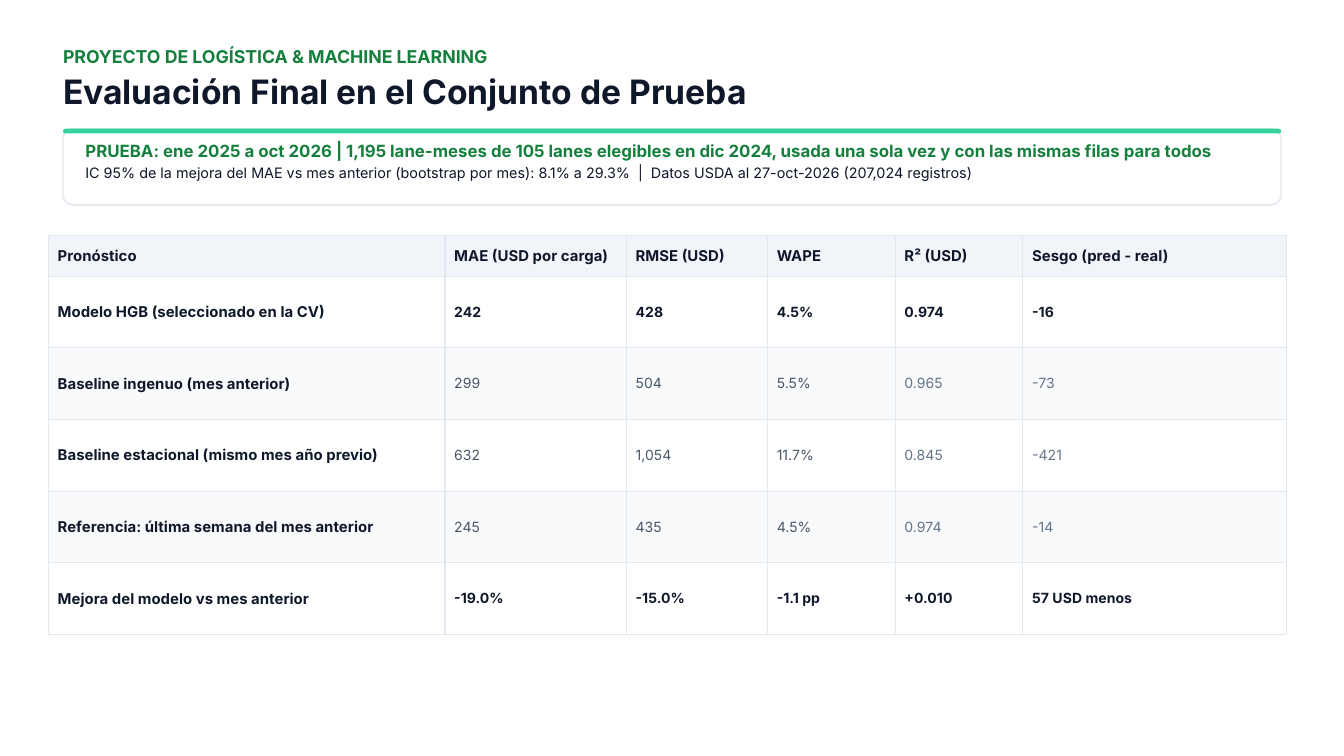
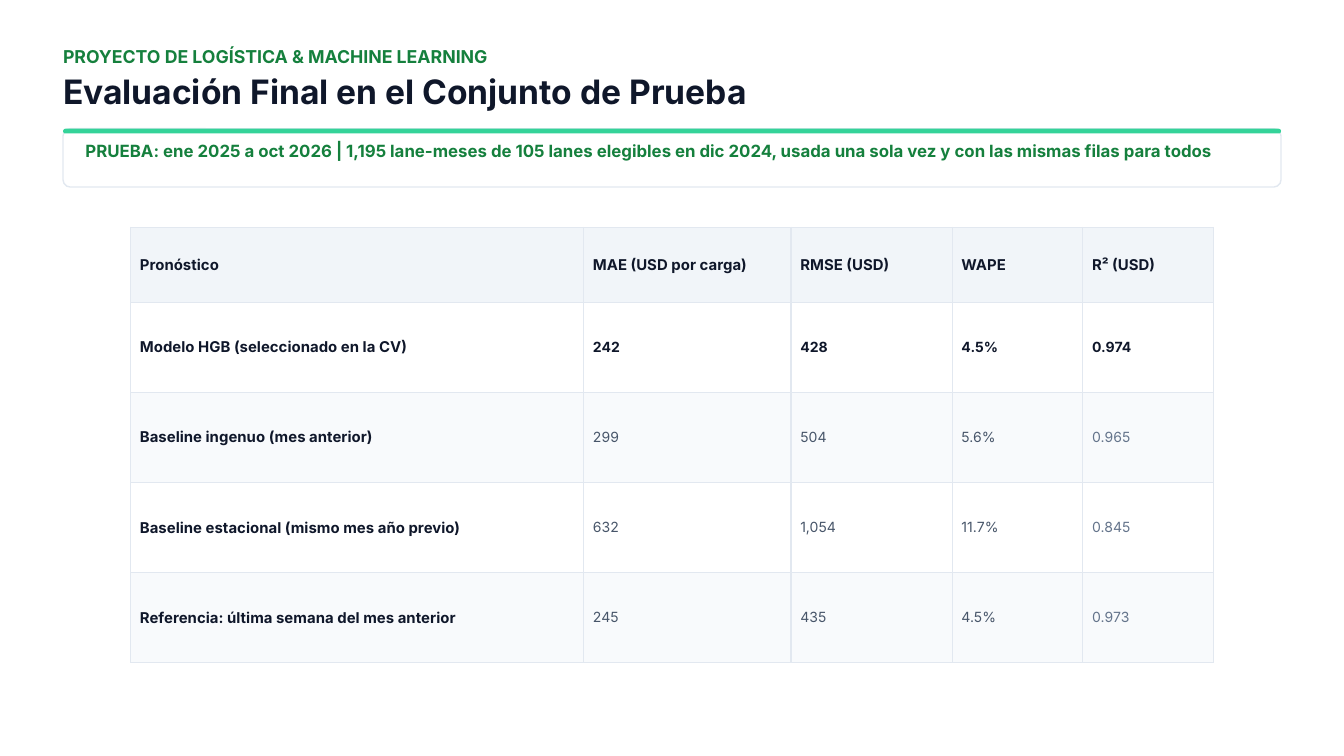
Before and after one commit to jmartinezvogel/reefer-spot-rate-forecasting, a slide deck: slide 4 of docs/ML_E4_Equipo1.pptx. Drawn at 1344x756 pixels with LibreOffice and Linux fonts; fonts in the diff are those of the drawing; background and template pictures are left out. Boxes give left, top, right and bottom in pixels: in the first picture for what was removed or moved away, otherwise in the second. Text is boxed around its words. In the diff, an @@ line names an element or a change of style, - is before the commit and + after.

Commit message:
final

```diff
--- a/docs/ML_E4_Equipo1.pptx
+++ b/docs/ML_E4_Equipo1.pptx
@@ rounded rectangle: place and size @@
-rounded rectangle at (63, 129, 1281, 206)
+rounded rectangle at (63, 129, 1281, 187)
@@ text at (85, 166, 972, 181): paragraph removed @@
-IC 95% de la mejora del MAE vs mes anterior (bootstrap por mes): 8.1% a 29.3% | Datos USDA al 27-oct-2026 (207,024 registros)
@@ table at (130, 227, 1212, 663) @@
-Pronóstico | MAE (USD por carga) | RMSE (USD) | WAPE | R² (USD) | Sesgo (pred - real)
-Modelo HGB (seleccionado en la CV) | 242 | 428 | 4.5% | 0.974 | -16
-Baseline ingenuo (mes anterior) | 299 | 504 | 5.5% | 0.965 | -73
-Baseline estacional (mismo mes año previo) | 632 | 1,054 | 11.7% | 0.845 | -421
-Referencia: última semana del mes anterior | 245 | 435 | 4.5% | 0.974 | -14
-Mejora del modelo vs mes anterior | -19.0% | -15.0% | -1.1 pp | +0.010 | 57 USD menos
+Pronóstico | MAE (USD por carga) | RMSE (USD) | WAPE | R² (USD)
+Modelo HGB (seleccionado en la CV) | 242 | 428 | 4.5% | 0.974
+Baseline ingenuo (mes anterior) | 299 | 504 | 5.6% | 0.965
+Baseline estacional (mismo mes año previo) | 632 | 1,054 | 11.7% | 0.845
+Referencia: última semana del mes anterior | 245 | 435 | 4.5% | 0.973
@@ table: place and size @@
-table at (48, 235, 1286, 634)
+table at (130, 227, 1212, 663)
```
Also in this commit, not shown: 3 other slides changed.
